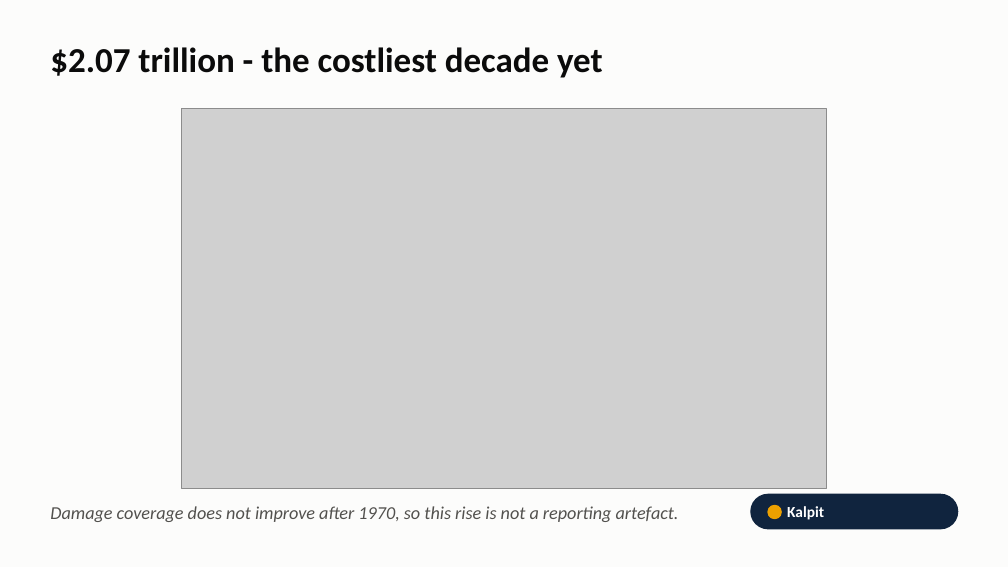
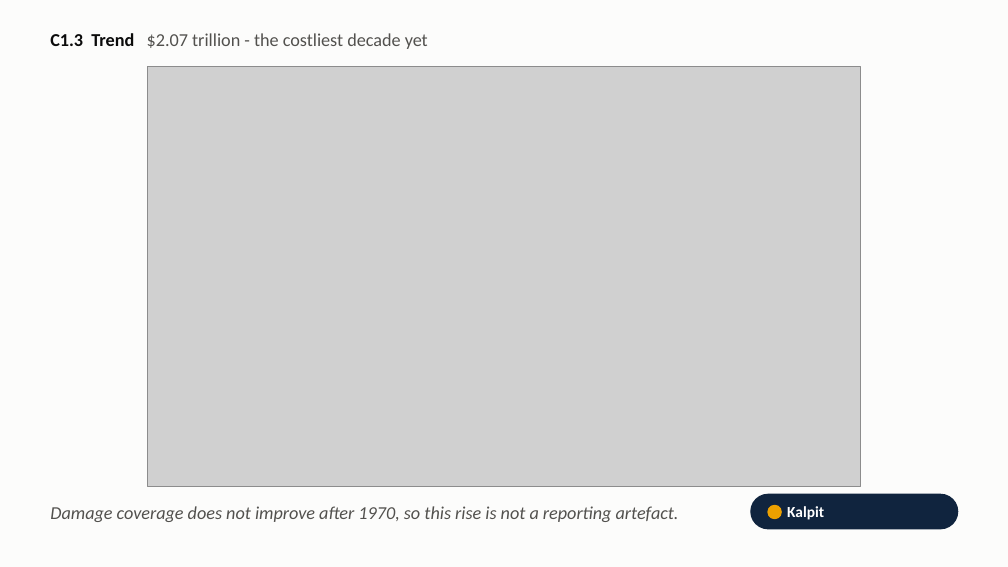
Before and after one commit to kalpitphogat/Dv_Assignment_1, a slide deck: slide 15 of slides/DAS732_A1_Video_Demo.pptx. Drawn at 1008x567 pixels with LibreOffice and Linux fonts; fonts in the diff are those of the drawing; grey boxes stand for pictures. Boxes give left, top, right and bottom in pixels: in the first picture for what was removed or moved away, otherwise in the second. Text is boxed around its words. In the diff, an @@ line names an element or a change of style, - is before the commit and + after.

```diff
--- a/slides/DAS732_A1_Video_Demo.pptx
+++ b/slides/DAS732_A1_Video_Demo.pptx
@@ text at (50, 33, 428, 49): text changed; size 25 to 13 pt; text colour #0B0B0B to #52514E; bold off @@
-$2.07 trillion - the costliest decade yet
+C1.3 Trend $2.07 trillion - the costliest decade yet
@@ picture: place and size @@
-picture at (181, 109, 827, 489)
+picture at (147, 67, 860, 487)
```
Also in this commit, not shown: 11 other slides changed, 24 other files.
